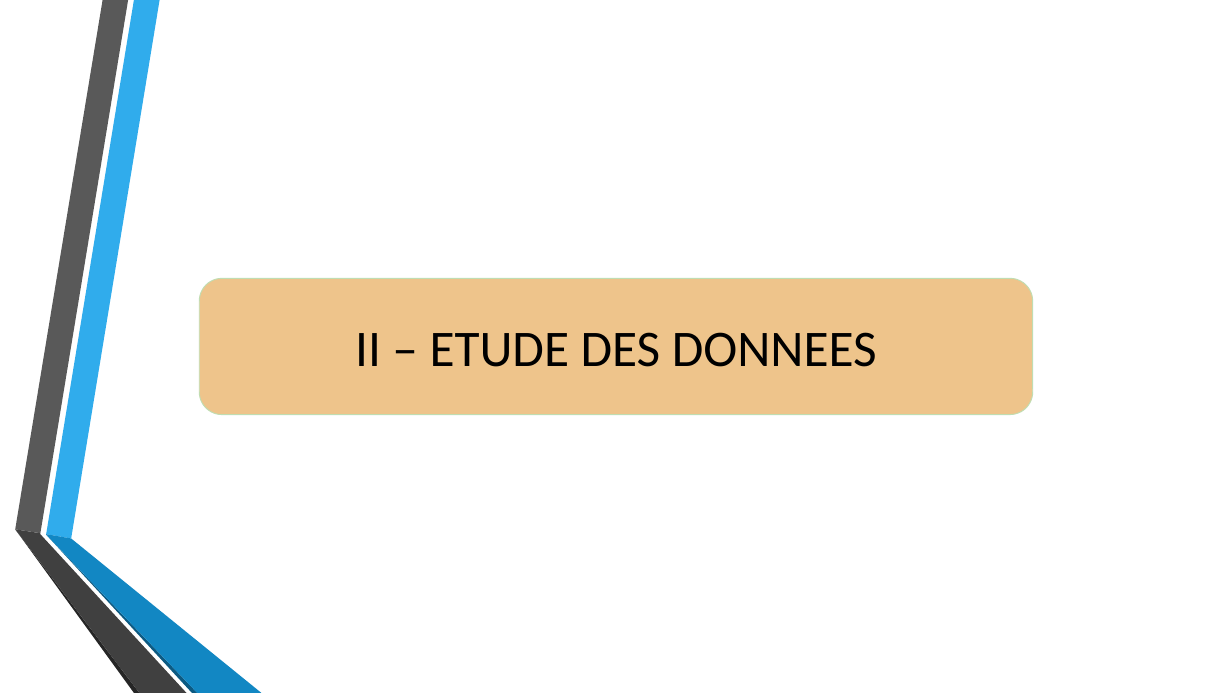
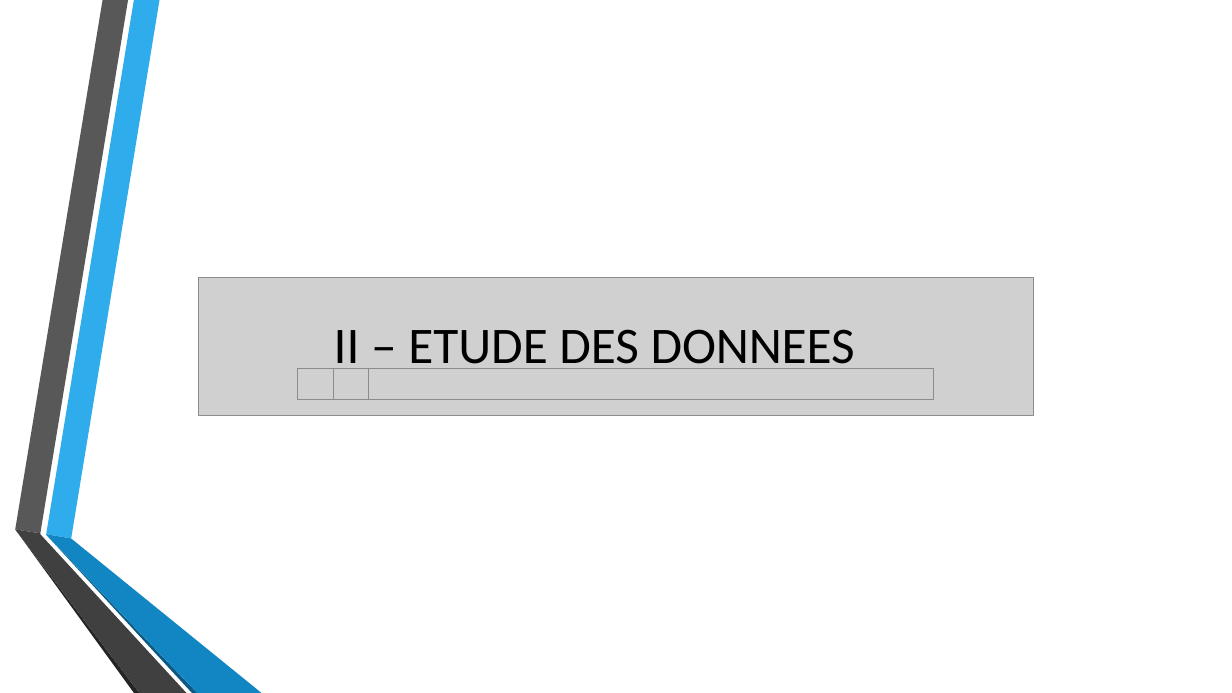
Before and after one commit to wdavid93/OpenClassRoom, a slide deck: slide 6 of Projet_7/Livrable/Implementez_un_modele_de_scoring.pptx. Drawn at 1232x693 pixels with LibreOffice and Linux fonts; fonts in the diff are those of the drawing; grey boxes stand for pictures; background and template pictures are left out. Boxes give left, top, right and bottom in pixels: in the first picture for what was removed or moved away, otherwise in the second. Text is boxed around its words. In the diff, an @@ line names an element or a change of style, - is before the commit and + after.

```diff
--- a/Projet_7/Livrable/Implementez_un_modele_de_scoring.pptx
+++ b/Projet_7/Livrable/Implementez_un_modele_de_scoring.pptx
@@ title "II – ETUDE DES DONNEES" moved from (x1=200, y1=278, x2=1033, y2=414) to (x1=334, y1=329, x2=855, y2=369) @@
@@ title "II – ETUDE DES DONNEES" at (x1=334, y1=329, x2=855, y2=369): letter spacing 0 to -0.1 pt in "DONNEES"; alignment centre to left; indent changed; vertical alignment middle to top; fill #EEC48B to none; outline #C0DEB3 0.75 pt to none @@
@@ group added at (x1=198, y1=277, x2=1033, y2=415): 4 pictures @@
@@ freeform shape at (x1=16, y1=530, x2=187, y2=693): outline redrawn @@
@@ freeform shape at (x1=16, y1=530, x2=140, y2=693): fill #262626 to #252525; outline redrawn @@
@@ freeform shape at (x1=46, y1=535, x2=198, y2=693): outline redrawn @@
@@ freeform shape at (x1=46, y1=534, x2=262, y2=693): fill #1287C3 to #1286C3; outline redrawn @@
```
Also in this commit, not shown: 19 other slides changed, 58 other files.
